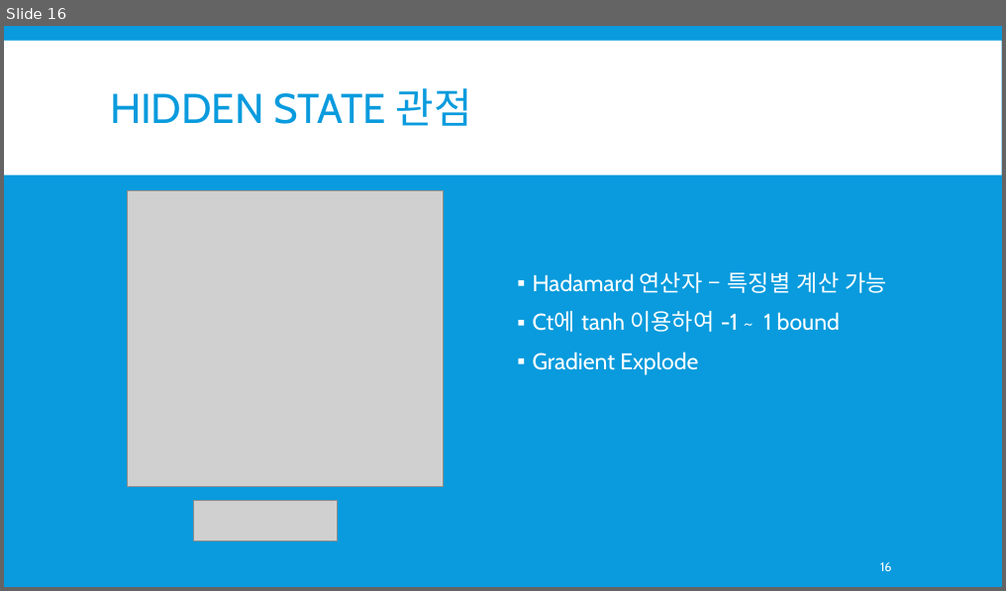
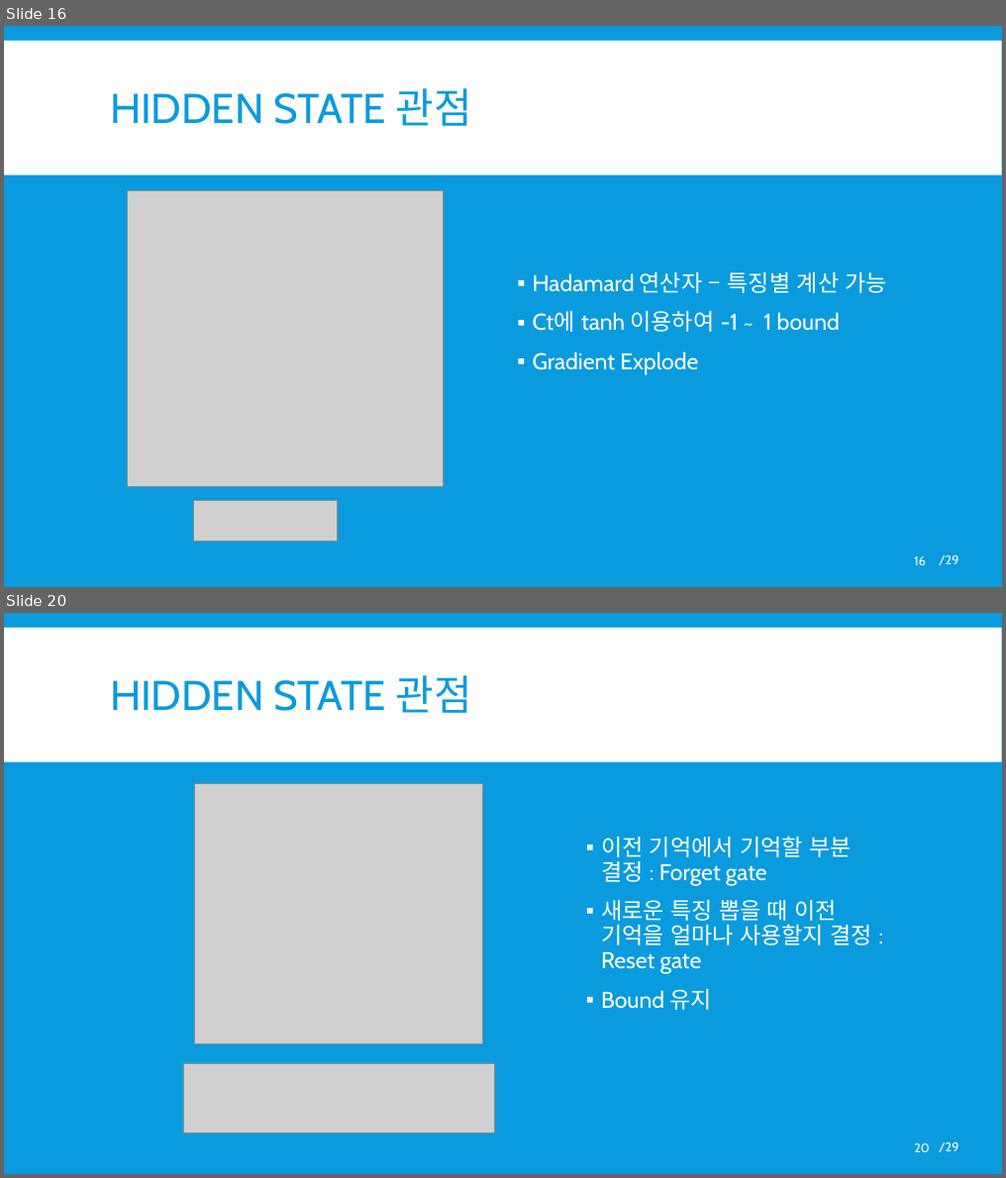
Before and after one commit to skj0108/seminar, a slide deck: RNN 순환 신경망.pptx. Shown one above the other, each under a label of ours: slide 16 before the commit, slides 16 and 20 after it; the slides between them are not shown. The pictures are 1006x591 and 1006x1178 pixels, drawn with LibreOffice and Linux fonts; fonts in the diff are those of the drawing; grey boxes stand for pictures. Boxes give left, top, right and bottom in pixels: in the first picture for what was removed or moved away, otherwise in the second. Text is boxed around its words. In the diff, an @@ line names an element or a change of style, - is before the commit and + after.

```diff
--- a/RNN 순환 신경망.pptx
+++ b/RNN 순환 신경망.pptx
@@ slide 20 added at [4, 613, 1002, 1174], background #099BDD; not listed: 2 template elements that a slide beside it also shows @@
@@ title added at [110, 675, 471, 713], 40 pt, text #099BDD @@
+HIDDEN STATE 관점
@@ picture added at [195, 784, 482, 1045] @@
@@ text added at [601, 836, 872, 1010], 22 pt, text #FFFFFF @@
+▪ 이전 기억에서 기억할 부분 결정 : Forget gate
+▪ 새로운 특징 뽑을 때 이전 기억을 얼마나 사용할지 결정 : Reset gate
+▪ Bound 유지
@@ picture added at [183, 1063, 494, 1134] @@
@@ page number added at [914, 1144, 930, 1153], 12 pt, text #FFFFFF @@
+20
@@ slide 16 changed as well @@
@@ page number: place and size @@
-page number at [880, 563, 892, 571]
+page number at [914, 557, 926, 566]
@@ text added at [939, 556, 958, 566], 12 pt, text #FFFFFF @@
+/29
```
Also in this commit, not shown: 15 other slides changed, 12 other slides added, 2 slides removed.
